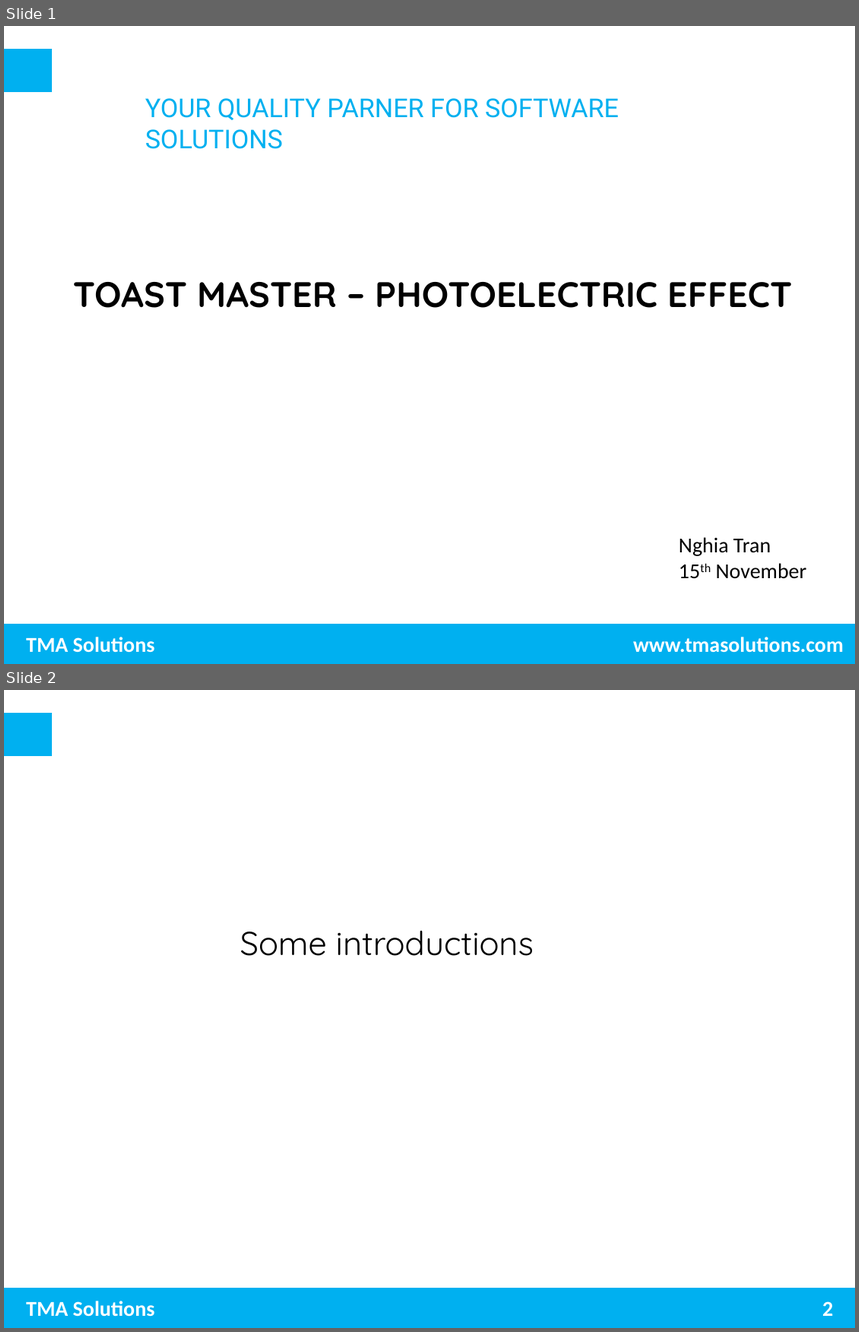
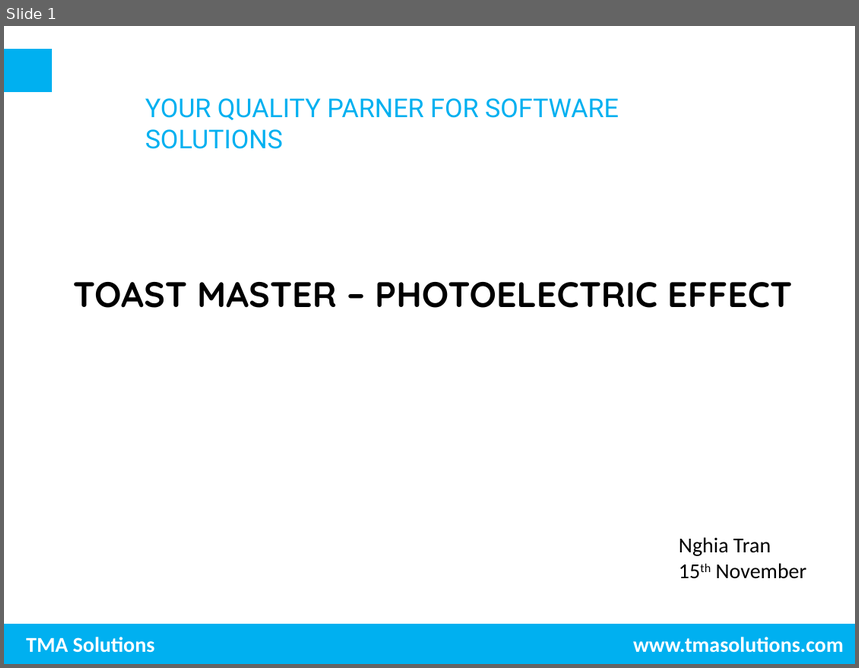
Before and after one commit to trungnghia2009/MachineLearning, a slide deck: Photoelectric effect.pptx. Shown one above the other, each under a label of ours: slides 1 and 2 before the commit, slide 1 after it. The pictures are 859x1332 and 859x668 pixels, drawn with LibreOffice and Linux fonts; fonts in the diff are those of the drawing; background and template pictures are left out. Boxes give left, top, right and bottom in pixels: in the first picture for what was removed or moved away, otherwise in the second. Text is boxed around its words. In the diff, an @@ line names an element or a change of style, - is before the commit and + after.

```diff
--- a/Photoelectric effect.pptx
+++ b/Photoelectric effect.pptx
@@ slide 2 removed at (4, 690, 855, 1328), background #FFFFFF; not listed: 3 template elements that a slide beside it also shows @@
@@ text removed at (240, 931, 534, 956) @@
-Some introductions
@@ page number removed at (823, 1302, 833, 1316) @@
-2
```
Also in this commit, not shown: 4 slides changed, 9 slides added, 24 other slides removed.
